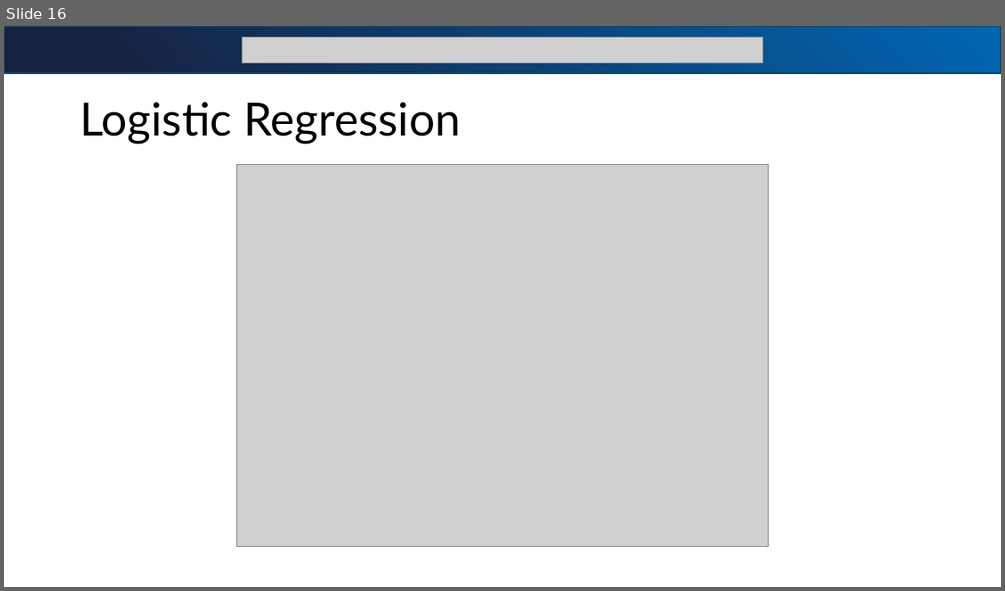
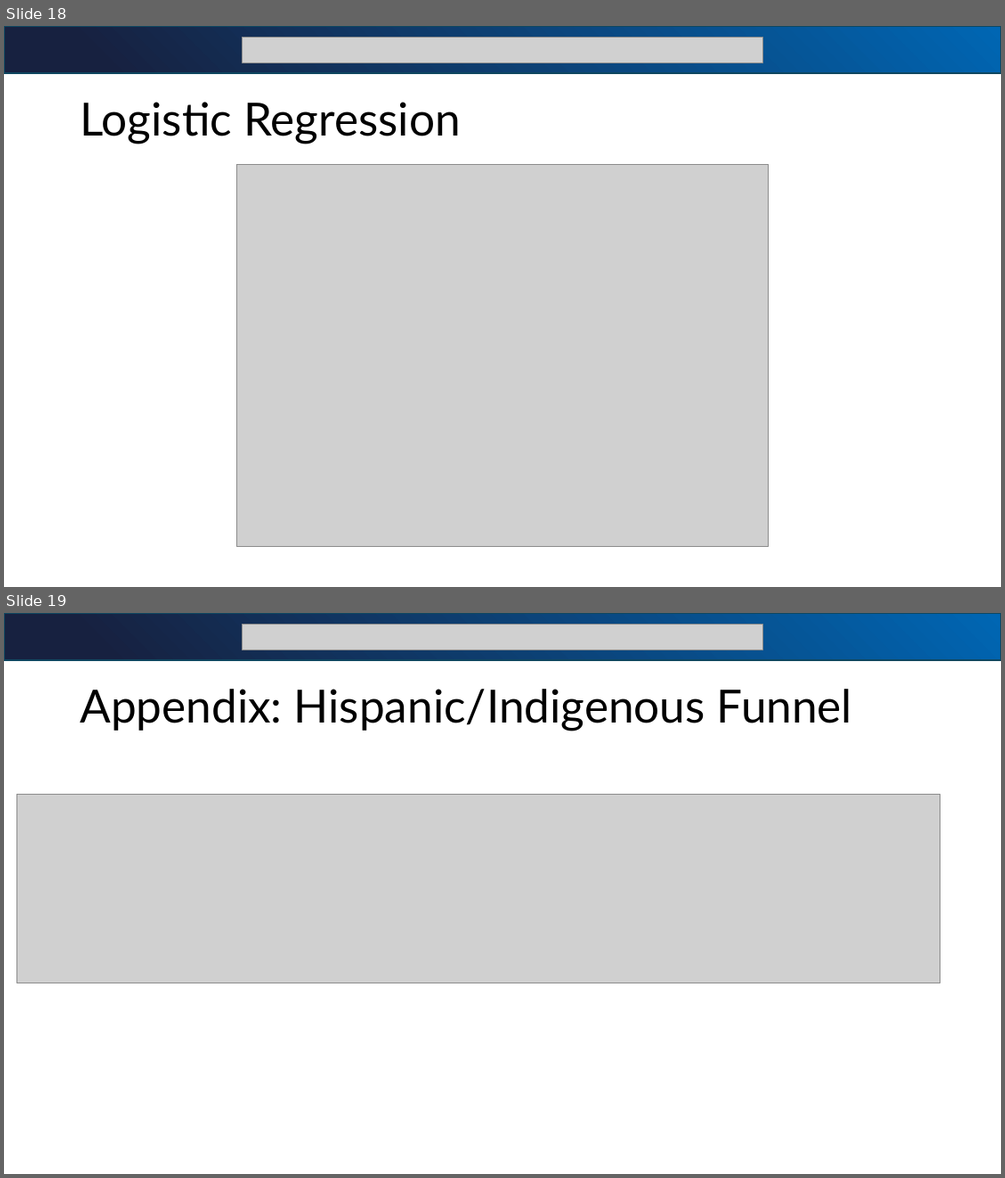
Before and after one commit to bjjefferies/bia_sr_sem_presentation, a slide deck: BIA_SEM_Presentation1.pptx. Shown one above the other, each under a label of ours: slide 16 before the commit, slides 18 and 19 after it. The pictures are 1005x591 and 1005x1178 pixels, drawn with LibreOffice and Linux fonts; fonts in the diff are those of the drawing; grey boxes stand for pictures. Boxes give left, top, right and bottom in pixels: in the first picture for what was removed or moved away, otherwise in the second. Text is boxed around its words. In the diff, an @@ line names an element or a change of style, - is before the commit and + after.

```diff
--- a/BIA_SEM_Presentation1.pptx
+++ b/BIA_SEM_Presentation1.pptx
@@ slide 19 added at (4,613,1001,1174), background #FFFFFF @@
@@ rectangle added at (4,613,1001,660), fill gradient #172140 to #0066B3, outline #104760 1.5 pt @@
@@ picture added at (243,624,763,649) @@
@@ title added at (80,689,852,731), 44 pt, text #000000 @@
+Appendix: Hispanic/Indigenous Funnel
@@ picture added at (16,794,940,982) @@
@@ what was slide 16 is now slide 18 @@
```
Also in this commit, not shown: 2 slides changed, 2 other slides added, 5 other files.
